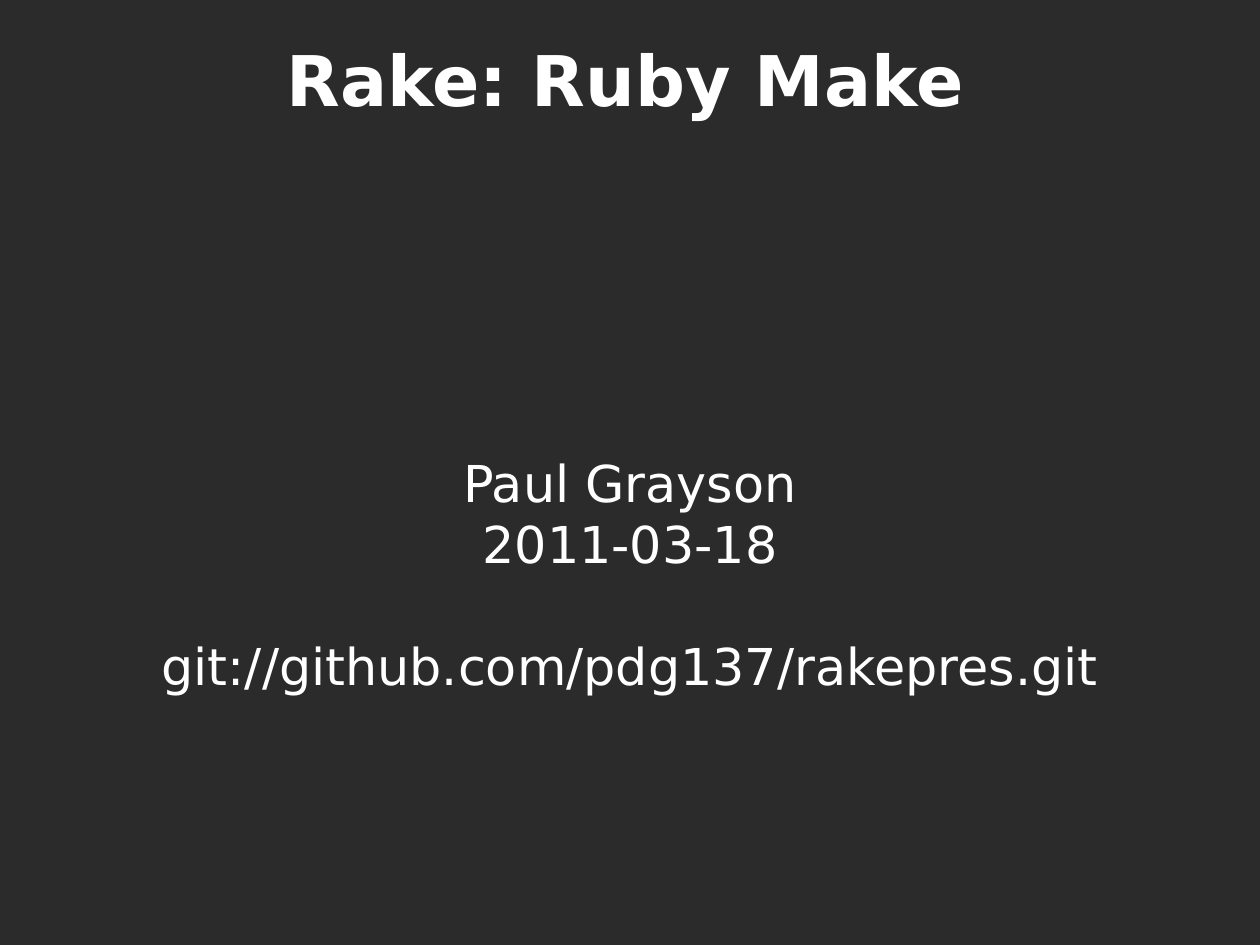
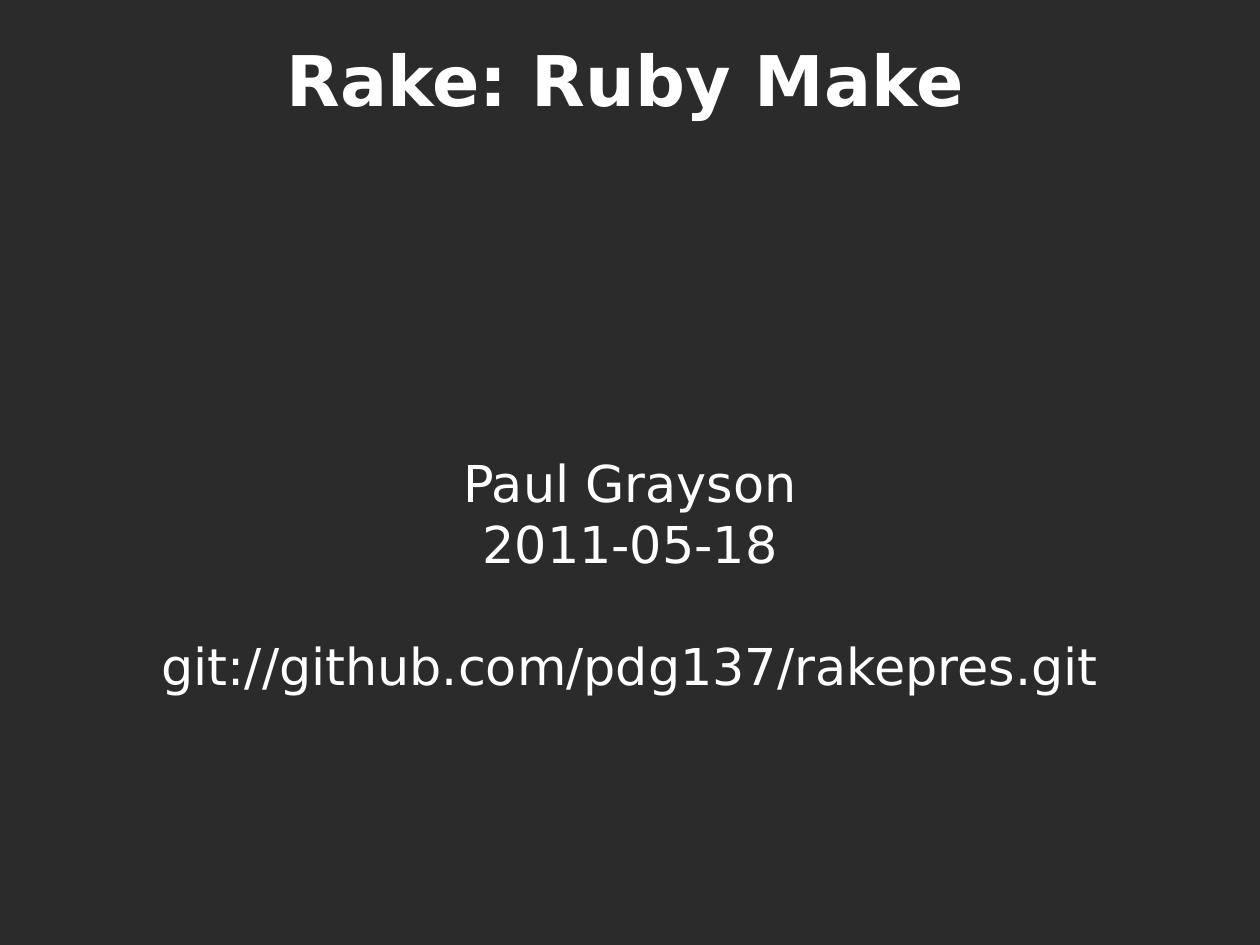
Before and after one commit to pdg137/rakepres, a slide deck: slide 1 of pres.odp. Drawn at 1260x945 pixels with LibreOffice and Linux fonts; fonts in the diff are those of the drawing; background and template pictures are left out; a plain dark background stands for a picture behind light text. Boxes give left, top, right and bottom in pixels: in the first picture for what was removed or moved away, otherwise in the second. Text is boxed around its words. In the diff, an @@ line names an element or a change of style, - is before the commit and + after.

Commit message:
a few small updates

```diff
--- a/pres.odp
+++ b/pres.odp
@@ text at (x1=482, y1=525, x2=777, y2=564): text changed @@
-2011-03-18
+2011-05-18
```
